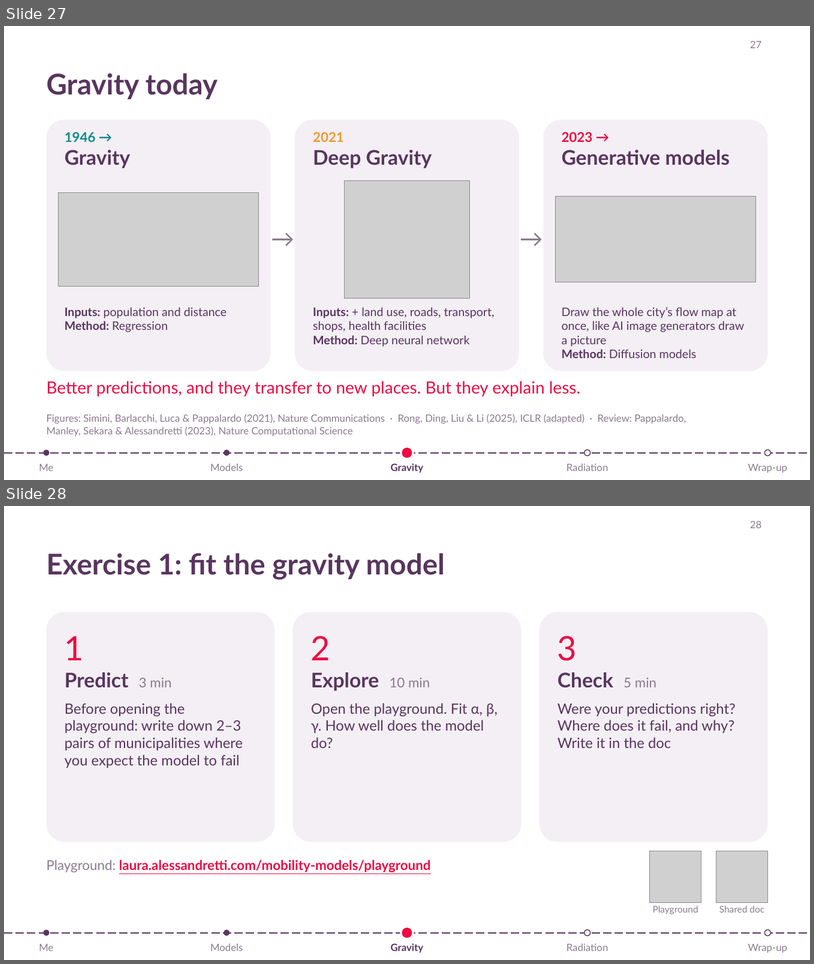
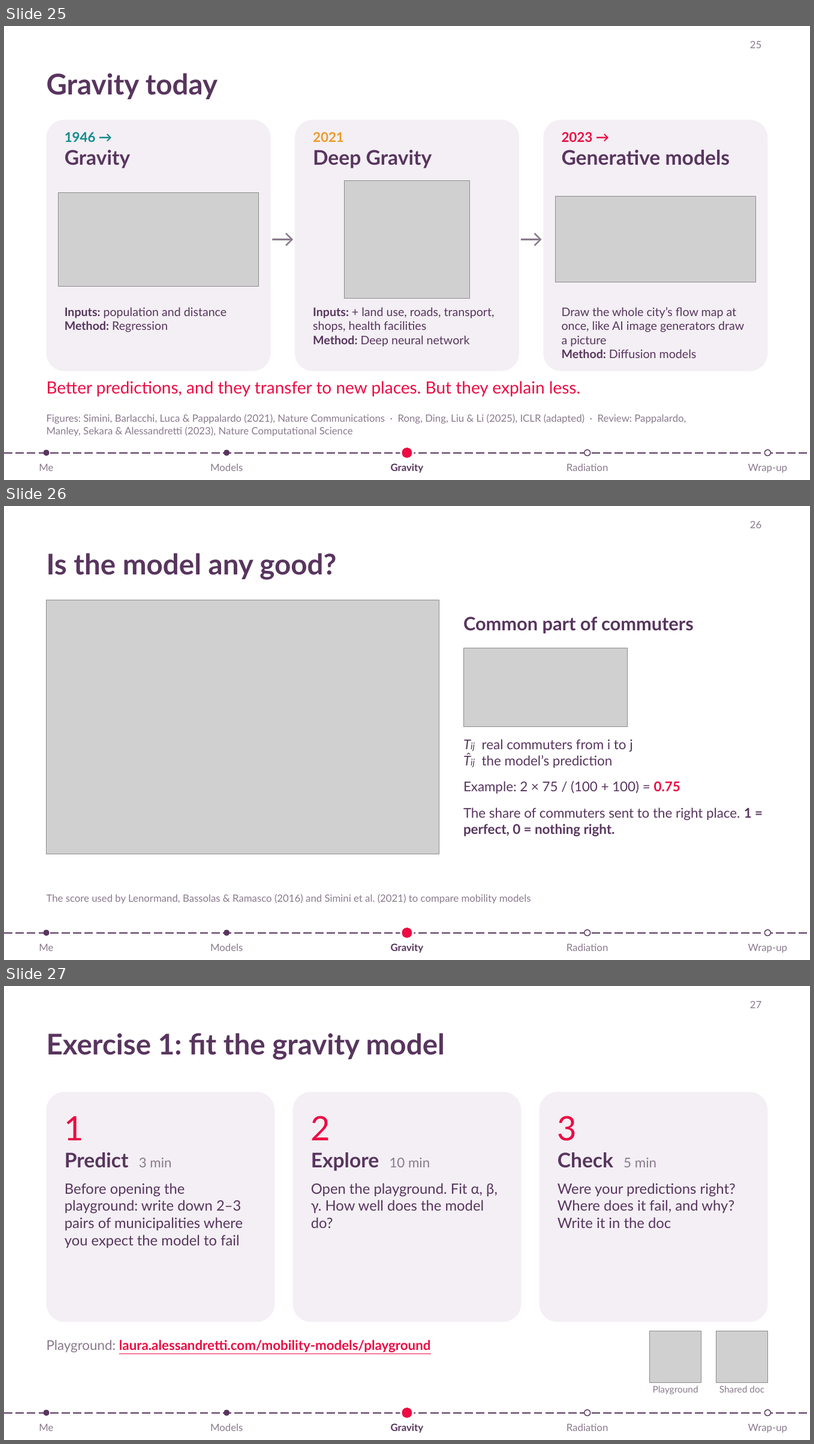
Before and after one commit to lalessan/mobility-models, a slide deck: slides/lecture_mobility_models.pptx. Shown one above the other, each under a label of ours: slides 27 and 28 before the commit, slides 25, 26 and 27 after it. The pictures are 814x964 and 814x1444 pixels, drawn with LibreOffice and Linux fonts; fonts in the diff are those of the drawing; grey boxes stand for pictures. Boxes give left, top, right and bottom in pixels: in the first picture for what was removed or moved away, otherwise in the second. Text is boxed around its words. In the diff, an @@ line names an element or a change of style, - is before the commit and + after.

```diff
--- a/slides/lecture_mobility_models.pptx
+++ b/slides/lecture_mobility_models.pptx
@@ slide 26 added at bbox=[4, 506, 810, 960], background #FFFFFF @@
@@ page number added at bbox=[750, 521, 762, 528], 12 pt, text #8A7A8D @@
+26
@@ text added at bbox=[47, 553, 336, 580], 34 pt, text #58355E, bold @@
+Is the model any good?
@@ picture added at bbox=[47, 600, 440, 853] @@
@@ text added at bbox=[464, 616, 694, 633], 22 pt, text #58355E, bold @@
+Common part of commuters
@@ picture added at bbox=[464, 648, 629, 727] @@
@@ text added at bbox=[464, 739, 752, 836], 16 pt, text #58355E @@
+Tij real commuters from i to j
+T̂ij the model’s prediction
+Example: 2 × 75 / (100 + 100) = 0.75
+The share of commuters sent to the right place. 1 = perfect, 0 = nothing right.
@@ text added at bbox=[47, 894, 531, 903], 12 pt, text #8A7A8D @@
+The score used by Lenormand, Bassolas & Ramasco (2016) and Simini et al. (2021) to compare mobility models
@@ line added from (4, 933) to (810, 933), #58355E 1.25 pt dashed @@
@@ ellipse added at bbox=[44, 930, 50, 936], fill #58355E @@
@@ ellipse added at bbox=[224, 930, 230, 936], fill #58355E @@
@@ ellipse added at bbox=[401, 927, 414, 939], fill #EC0B43, outline #FFFFFF 2 pt @@
@@ ellipse added at bbox=[585, 930, 591, 936], fill #FFFFFF, outline #58355E 1 pt @@
@@ ellipse added at bbox=[765, 930, 771, 936], fill #FFFFFF, outline #58355E 1 pt @@
@@ text added at bbox=[39, 943, 53, 951], 12 pt, text #8A7A8D @@
+Me
@@ text added at bbox=[210, 943, 243, 951], 12 pt, text #8A7A8D @@
+Models
@@ text added at bbox=[391, 943, 424, 952], 12 pt, text #58355E, bold @@
+Gravity
@@ text added at bbox=[567, 943, 609, 951], 12 pt, text #8A7A8D @@
+Radiation
@@ text added at bbox=[749, 943, 788, 952], 12 pt, text #8A7A8D @@
+Wrap-up
@@ what was slide 27 is now slide 25 @@
@@ page number at bbox=[750, 41, 762, 48]: text changed @@
-27
+25
@@ what was slide 28 is now slide 27 @@
@@ page number at bbox=[750, 1001, 762, 1008]: text changed @@
-28
+27
```
Also in this commit, not shown: 3 slides changed, 2 slides removed, 4 other files.
